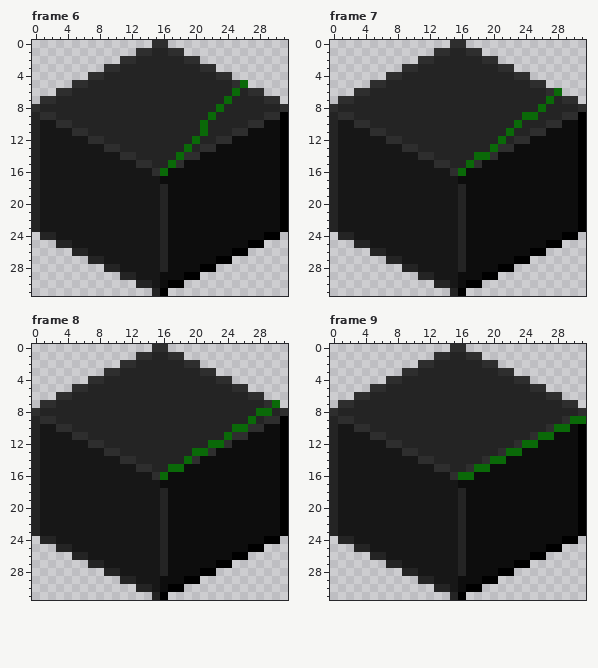
One commit to this pixel-art file: sourceicons/cubes/greenradar/source.ase. This is how it looked before the edit.
32x32 pixels, 46 frames. Shown: frame 6, frame 7, frame 8, frame 9. The commit also changed other frames, which this record leaves out.
Now the later version:
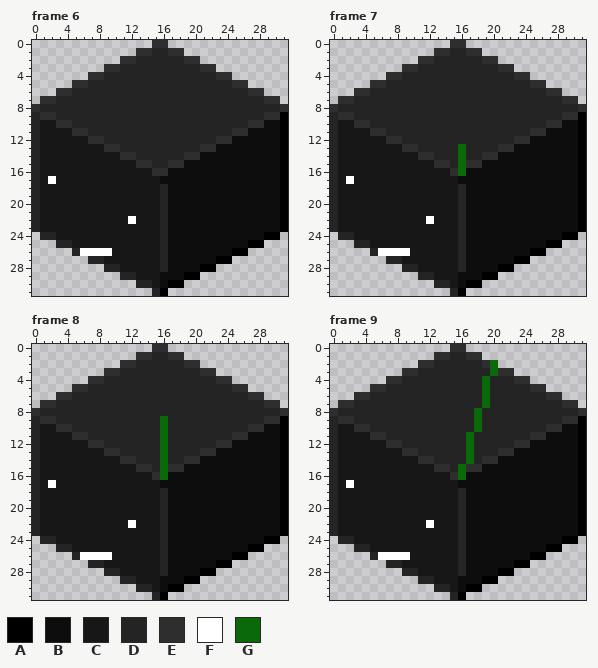
Palette (. is transparent): A #000000  B #0d0d0d  C #171717  D #242424  E #2e2e2e  F #ffffff  G #0a6908
Difference:
layer "Eyes" now shown
layer "Mouths" now shown
Changed rows in their new state; - is an unchanged pixel.
Frame 6, layers "Mouths", "Eyes", "Base":
first column x 2:
 5 ------------------------E
 6 -----------------------D-
 7 ----------------------D--
 8 ---------------------D---
 9 --------------------D----
10 -------------------D-----
11 -------------------D-----
12 ------------------D------
13 -----------------D-------
14 ----------------D--------
15 ---------------E---------
16 --------------E----------
17 F------------------------
first column x 12:
22 F
first column x 6:
26 FFFF
Frame 7, layers "Mouths", "Eyes", "Base":
first column x 2:
 6 --------------------------E
 7 -------------------------D-
 8 ------------------------D--
 9 ----------------------DD---
10 ---------------------D-----
11 --------------------D------
12 -------------------D-------
13 --------------G---D--------
14 --------------G-DE---------
15 --------------GE-----------
17 F--------------------------
first column x 12:
22 F
first column x 6:
26 FFFF
Frame 8, layers "Mouths", "Eyes", "Base":
first column x 2:
 7 ----------------------------E
 8 --------------------------DD-
 9 --------------G----------D---
10 --------------G--------DD----
11 --------------G-------D------
12 --------------G-----DE-------
13 --------------G---DE---------
14 --------------G--E-----------
15 --------------GEE------------
17 F----------------------------
first column x 12:
22 F
first column x 6:
26 FFFF
Frame 9, layers "Mouths", "Eyes", "Base":
first column x 2:
 2 ------------------G-----------
 3 ------------------G-----------
 4 -----------------G------------
 5 -----------------G------------
 6 -----------------G------------
 7 -----------------G------------
 8 ----------------G-------------
 9 ----------------G-----------EA
10 ----------------G---------EB--
11 ---------------G--------EB----
12 ---------------G------EB------
13 ---------------G----EB--------
14 ---------------G--EB----------
15 --------------G-EB------------
16 ---------------B--------------
17 F-----------------------------
first column x 12:
22 F
first column x 6:
26 FFFF
